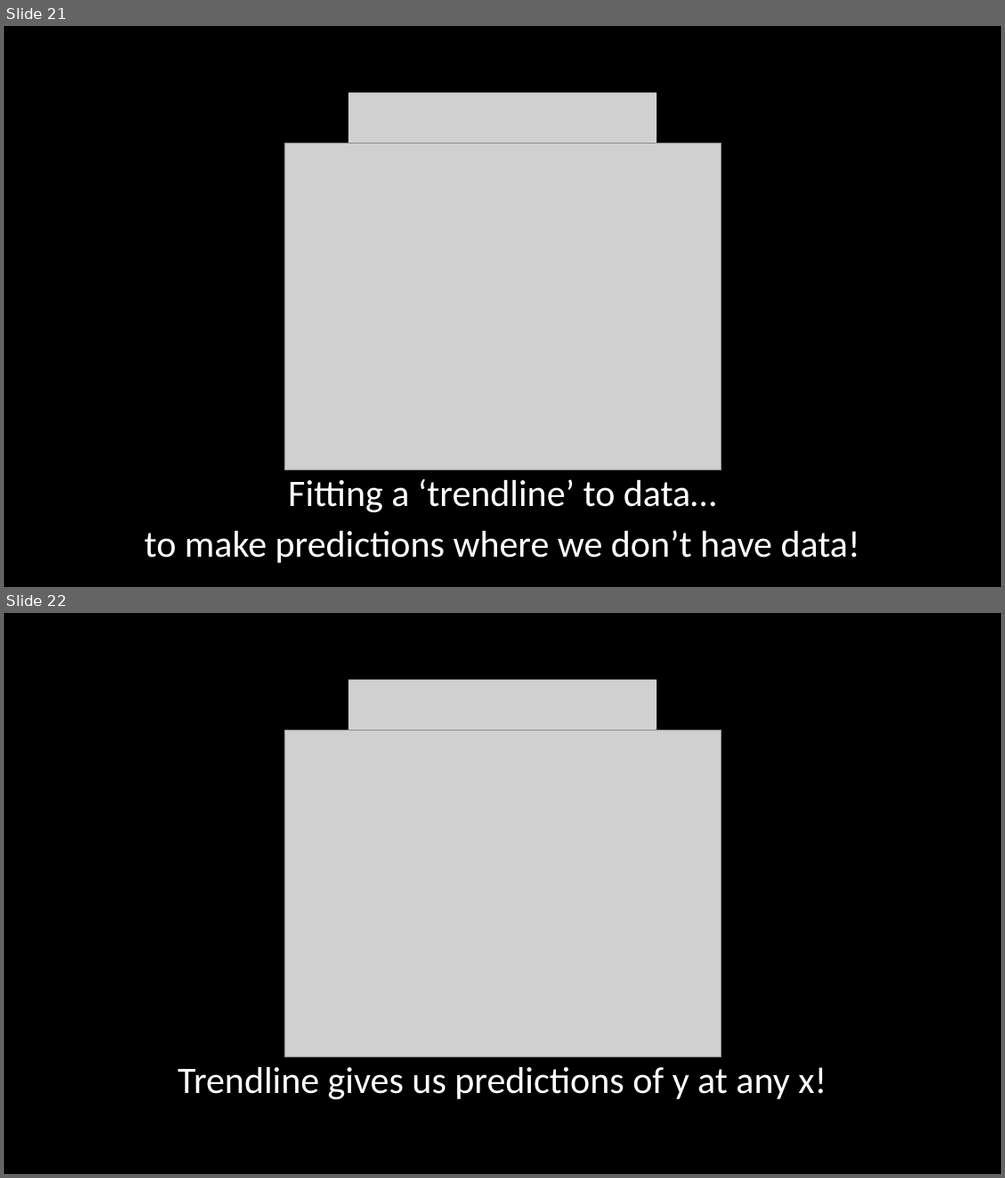
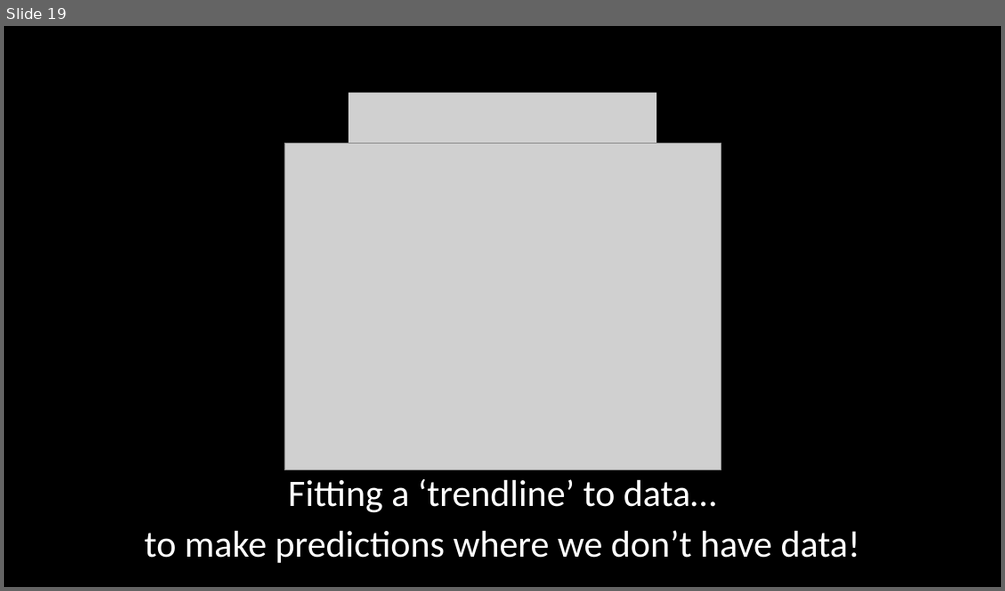
Before and after one commit to PhilParisi/gpr_ms_thesis, a slide deck: presentations/28March2023_committee.pptx. Shown one above the other, each under a label of ours: slides 21 and 22 before the commit, slide 19 after it. The pictures are 1005x1178 and 1005x591 pixels, drawn with LibreOffice and Linux fonts; fonts in the diff are those of the drawing; grey boxes stand for pictures. Boxes give left, top, right and bottom in pixels: in the first picture for what was removed or moved away, otherwise in the second. Text is boxed around its words. In the diff, an @@ line names an element or a change of style, - is before the commit and + after.

```diff
--- a/presentations/28March2023_committee.pptx
+++ b/presentations/28March2023_committee.pptx
@@ slide 22 removed at box(4, 613, 1001, 1174), background #000000 @@
@@ picture removed at box(348, 680, 656, 780) @@
@@ picture removed at box(284, 730, 720, 1057) @@
@@ subtitle removed at box(178, 1067, 826, 1100) @@
-Trendline gives us predictions of y at any x!
@@ what was slide 21 is now slide 19 @@
```
Also in this commit, not shown: 4 slides changed, 1 slide added, 30 other slides removed, 1 other file.
